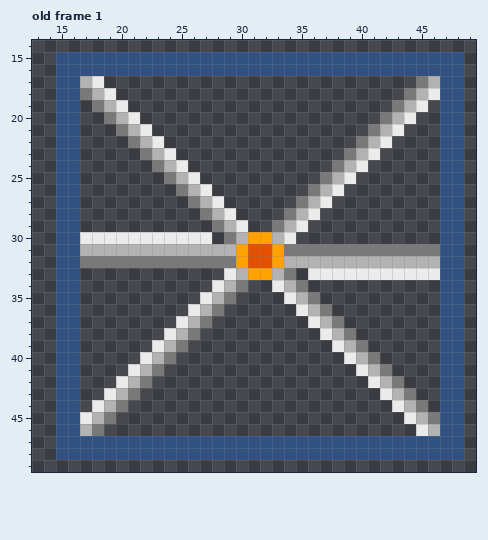
Pixel-art file: Sprites/Turbine.aseprite. Above: the version before the commit.
64x64 pixels, 1 frame. Shown: old frame 1: x 13..49, y 14..49.
And afterwards:
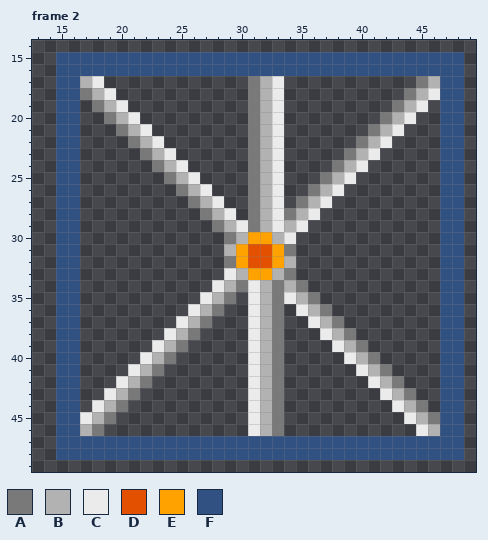
Palette (. is transparent): A #797979  B #b2b2b2  C #ebebeb  D #e35100  E #ffa200  F #305182
A new or re-ordered frame is compared with the old frame closest to it.
Changes in this commit:
frames 1 -> 2
Frame 2 is new; against old frame 1:
y 17..28: x 31..33 ... -> ABC
y 29: x 31..33 ..A -> ABC
y 30: x 17..27 CCCCCCCCCCC -> ...........
y 31: x 17..28 BBBBBBBBBBBB -> ............; x 35..46 AAAAAAAAAAAA -> ............
y 32: x 17..28 AAAAAAAAAAAA -> ............; x 35..46 BBBBBBBBBBBB -> ............
y 33: x 36..46 CCCCCCCCCCC -> ...........
y 34: x 31..33 ..C -> CBA
y 35..46: x 31..33 ... -> CBA
